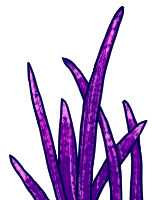
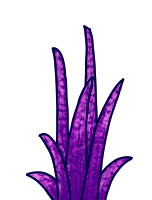
Two versions of the same layered image (152×200). Layer-by-layer changes:
added group "c" with 3 layers above "b" over <box>9,3,148,200</box>
added layer "outline" (1st of 3, in "c") in group "c" over <box>9,3,148,200</box>
added layer "fill" (1st of 3, in "c") in group "c" over <box>9,3,148,200</box>
renamed "Warstwa 1" to "outline", moved it into group "a" over <box>9,3,148,200</box>
renamed "Warstwa 2" to "fill", moved it into group "a" over <box>9,3,148,200</box>
